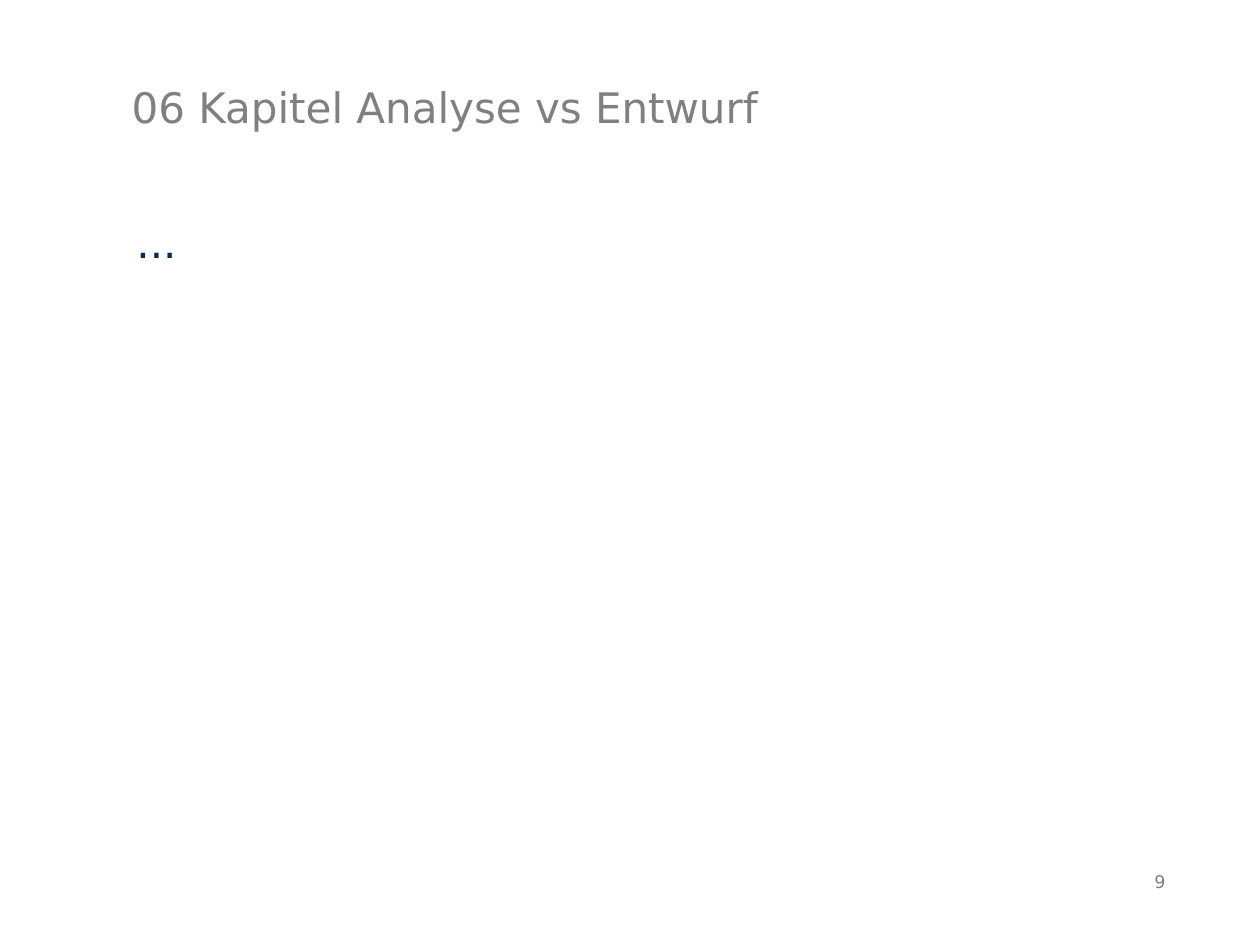
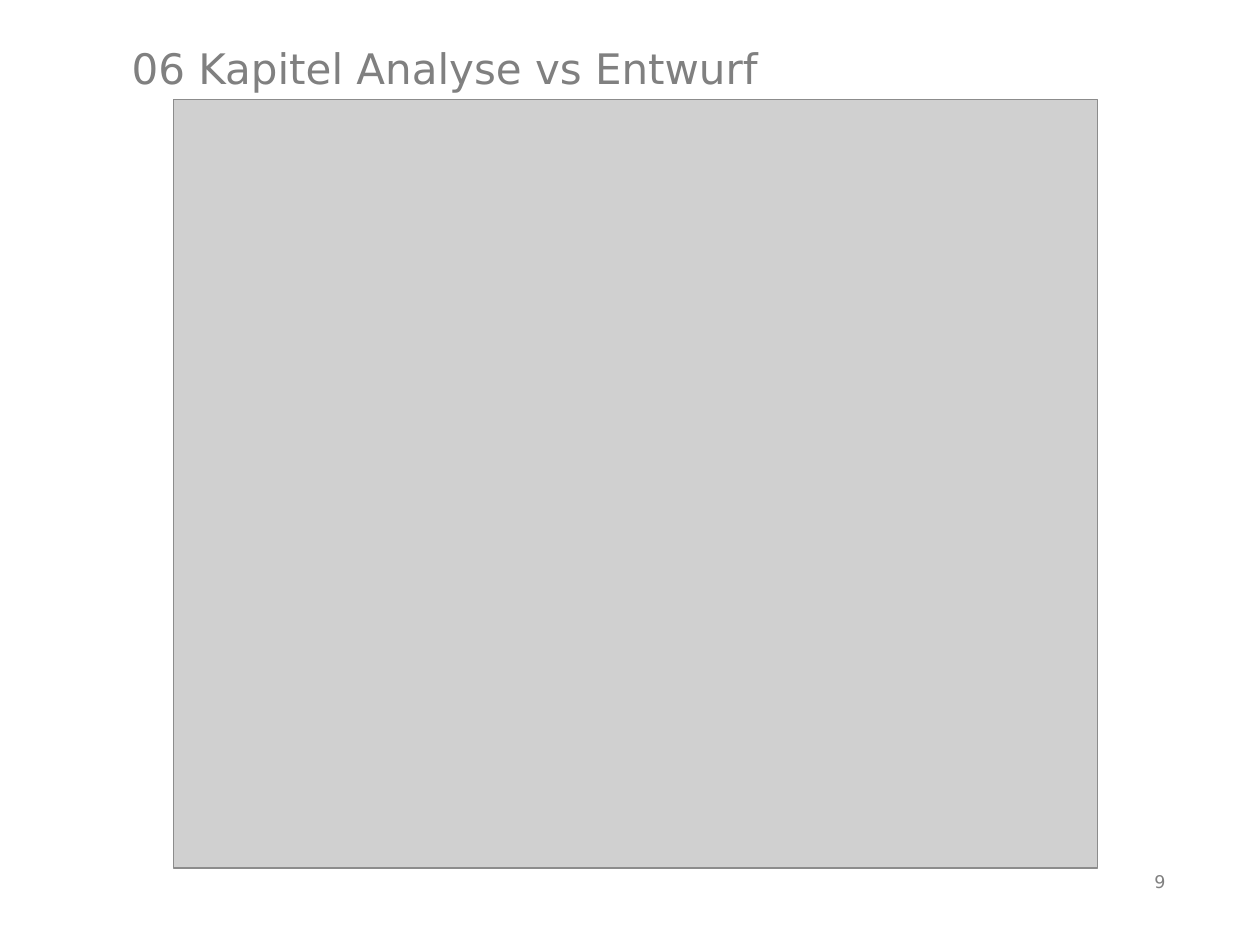
Before and after one commit to MarauderXtreme/bookshop-schiller, a slide deck: slide 9 of Präsi/bwtwfok.odp. Drawn at 1260x945 pixels with LibreOffice and Linux fonts; fonts in the diff are those of the drawing; grey boxes stand for pictures. Boxes give left, top, right and bottom in pixels: in the first picture for what was removed or moved away, otherwise in the second. Text is boxed around its words. In the diff, an @@ line names an element or a change of style, - is before the commit and + after.

Commit message:
inserted pictures in presentation sheets

```diff
--- a/Präsi/bwtwfok.odp
+++ b/Präsi/bwtwfok.odp
@@ title "06 Kapitel Analyse vs Entwurf": place and size @@
-title "06 Kapitel Analyse vs Entwurf" at (132,91,758,132)
+title "06 Kapitel Analyse vs Entwurf" at (132,52,758,93)
@@ picture added at (174,100,1097,868) @@
@@ text removed at (136,210,1166,693) @@
-...
```
Also in this commit, not shown: 3 other slides changed.
